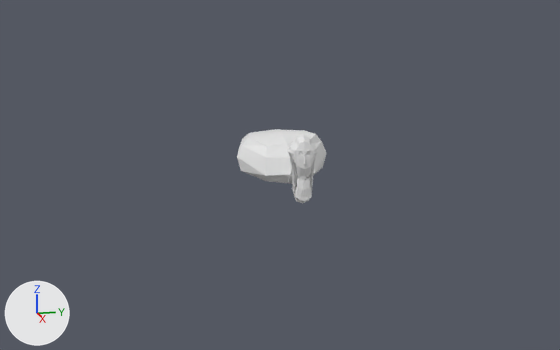
The Blender file Horror game/Assets/Models/spider.blend as it was, and as the next commit left it.
Before and after are seen from a 50 mm camera at (87.4, -21.0, 18.0) aimed at (-1.0, 0.0, -2.1). Arrows for +X, +Y and +Z are at lower left; the lights stay in place.
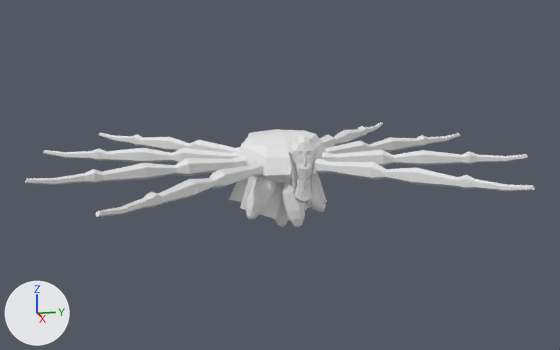
Commit message: spider mesh finished

The change, as a diff of the scene's bpy script:
```diff
--- a/Horror game/Assets/Models/spider.blend.py
+++ b/Horror game/Assets/Models/spider.blend.py
@@ me_plane_003 @@
+me_plane_003.from_pydata([(-1.0, -1.0, 0.0), (1.0, -1.0, 0.0), (-1.0, 1.0, 0.0), (1.0, 1.0, 0.0), (-1.0, -0.35, 0.68), (1.0, -0.35, 0.68), (-1.0, 0.35, -1.2), (1.0, 0.35, -1.2)], [], [(0, 1, 3, 2), (4, 5, 7, 6)])
@@ me_sphere_011 @@
+me_sphere_011.from_pydata(...)  # 47 vertices, 54 faces; spans x -0.94..0.93, y -0.96..0.89, z -2.12..0.0
@@ me_sphere_010 @@
+me_sphere_010.from_pydata(...)  # 47 vertices, 54 faces; spans x -0.55..0.92, y -0.54..0.91, z -1.58..0.09
@@ me_cylinder @@
+me_cylinder.from_pydata(...)  # 264 vertices, 248 faces; spans x -22.1..19.4, y -1.2..1.2, z -21.7..-1.8
@@ ob_plane_002 @@
+ob_plane_002 = bpy.data.objects.new('Plane.002', me_plane_003)
+ob_plane_002.location = (-2.34, -2.79, -3.75)
+ob_plane_002.rotation_euler = (-5.504, 2.037, -5.41)  # degrees (-315, 117, -310)
+ob_plane_002.scale = (2.45, 2.45, 2.45)
@@ ob_plane_001 @@
+ob_plane_001 = bpy.data.objects.new('Plane.001', me_plane_003.copy())
+ob_plane_001.location = (2.54, -2.79, -3.57)
+ob_plane_001.rotation_euler = (-4.135, 1.994, -4.139)  # degrees (-237, 114, -237)
+ob_plane_001.scale = (2.2, 2.2, 2.2)
@@ ob_plane @@
+ob_plane = bpy.data.objects.new('Plane', me_plane_003.copy())
+ob_plane.location = (2.54, 1.99, -3.16)
+ob_plane.rotation_euler = (-2.208, 1.918, -2.284)  # degrees (-127, 110, -131)
+ob_plane.scale = (2.2, 2.2, 2.2)
@@ ob_sphere_011 @@
+ob_sphere_011 = bpy.data.objects.new('Sphere.011', me_sphere_011)
+ob_sphere_011.location = (2.25, -1.82, -0.82)
+ob_sphere_011.rotation_euler = (-0.532, -0.146, 6.497)  # degrees (-30, -8.4, 12)
+ob_sphere_011.scale = (1.32, -1.44, 2.88)
@@ ob_sphere_010 @@
+ob_sphere_010 = bpy.data.objects.new('Sphere.010', me_sphere_010)
+ob_sphere_010.location = (2.19, 2.21, -1.34)
+ob_sphere_010.rotation_euler = (0.407, -0.169, 6.191)  # degrees (23, -9.7, 355)
+ob_sphere_010.scale = (1.31, -1.42, 2.9)
@@ ob_sphere_009 @@
+ob_sphere_009 = bpy.data.objects.new('Sphere.009', me_sphere_011.copy())
+ob_sphere_009.location = (3.05, 0.22, -1.19)
+ob_sphere_009.rotation_euler = (0.127, -0.17, 6.262)  # degrees (7.3, -10, 359)
+ob_sphere_009.scale = (1.31, -1.38, 2.93)
@@ ob_sphere_008 @@
+ob_sphere_008 = bpy.data.objects.new('Sphere.008', me_sphere_011.copy())
+ob_sphere_008.location = (0.32, 1.69, -1.27)
+ob_sphere_008.rotation_euler = (-0.539, 0.193, 3.267)  # degrees (-31, 11, 187)
+ob_sphere_008.scale = (1.32, -1.44, 2.88)
@@ ob_sphere_006 @@
+ob_sphere_006 = bpy.data.objects.new('Sphere.006', me_sphere_011.copy())
+ob_sphere_006.location = (0.54, -0.35, -1.74)
+ob_sphere_006.rotation_euler = (0.0, 0.172, 3.142)  # degrees (0, 10, 180)
+ob_sphere_006.scale = (1.31, -1.38, 2.93)
@@ ob_cylinder @@
+ob_cylinder = bpy.data.objects.new('Cylinder', me_cylinder)
+ob_cylinder.location = (0.29, 0.0, 0.0)
+ob_cylinder.rotation_euler = (1.571, 0.0, 0.0)  # degrees (90, 0, 0)
+ob_cylinder.scale = (1.0, 1.0, 1.31)
+_m = ob_cylinder.modifiers.new('Mirror', 'MIRROR')
+_m.use_axis = (False, False, True)
+_m.use_mirror_merge = False
```

Pixel boxes [x1, y1, x2, y2] of what changed, in the pictures (560 x 350 px):
'Cylinder', added
    after: [25, 122, 535, 217]
'Sphere.011', added
    after: [246, 177, 275, 220]
'Sphere.009', added
    after: [281, 182, 305, 228]
'Plane.001', added
    after: [240, 176, 283, 219]
'Plane.002', added
    after: [229, 177, 249, 202]
'Sphere.010', added
    after: [307, 179, 321, 210]
'Sphere.006', added
    after: [274, 198, 289, 227]
'Plane', added
    after: [305, 173, 327, 210]
'Sphere.008', added
    after: [311, 203, 326, 212]
